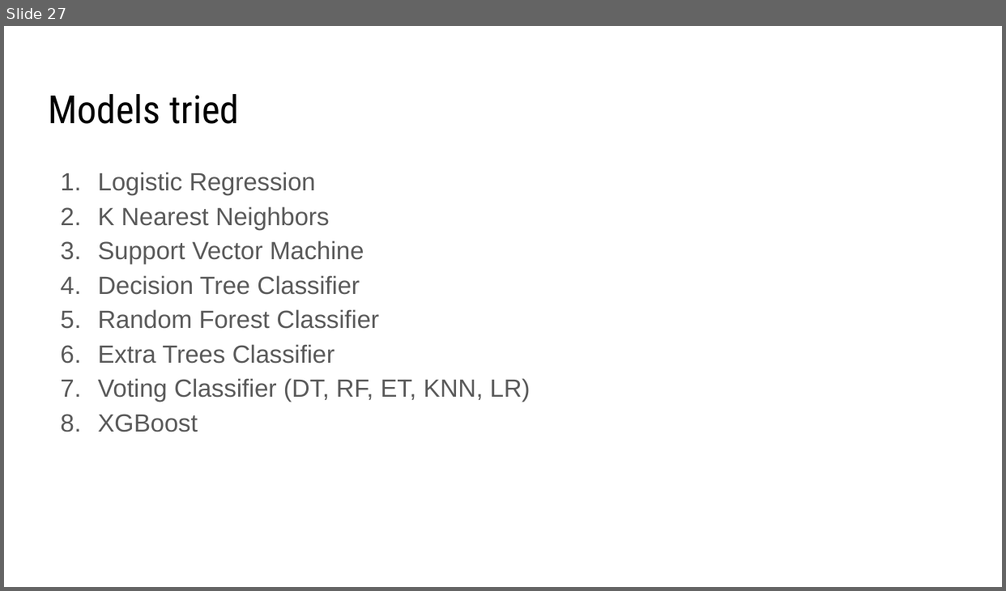
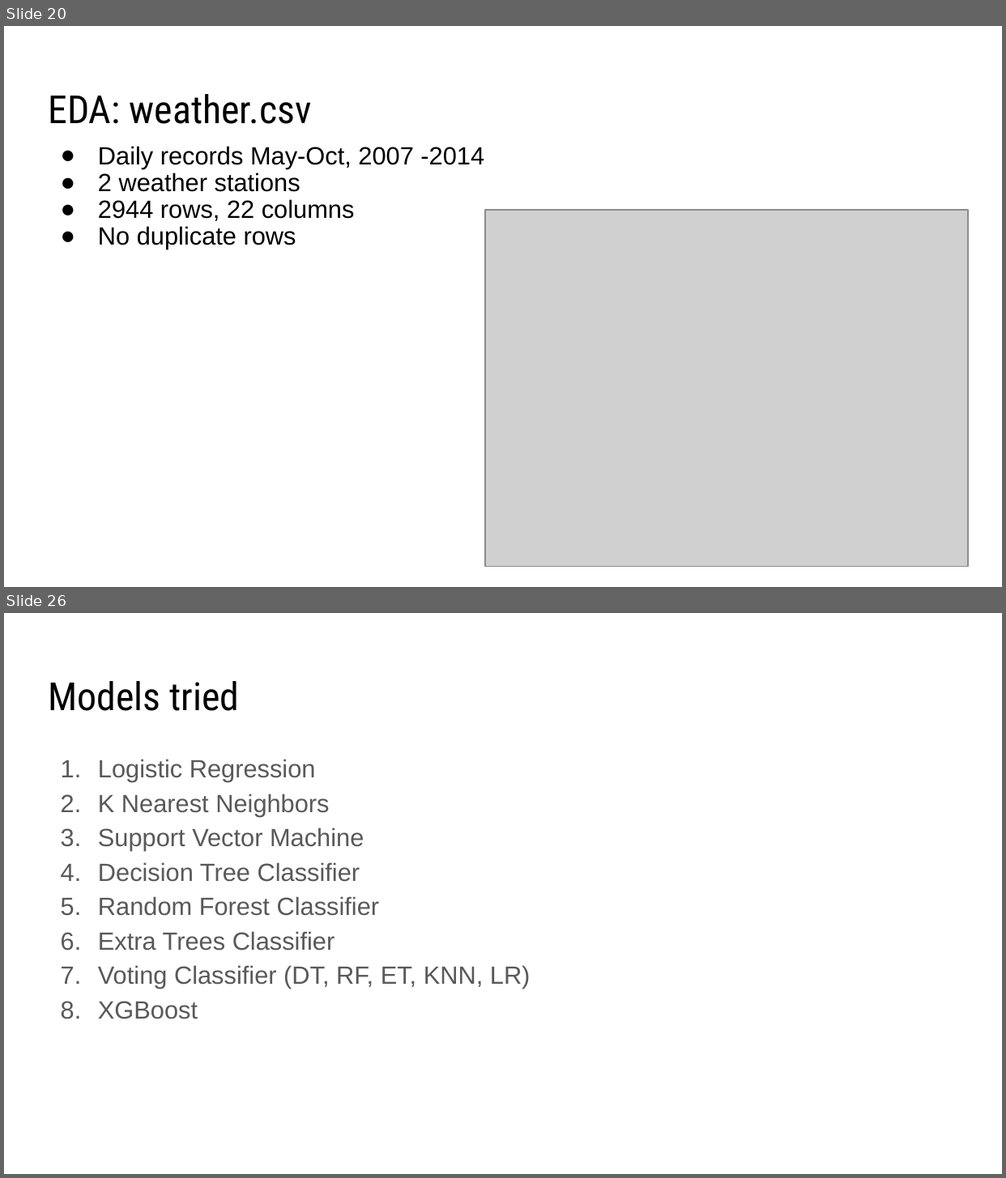
Before and after one commit to zzeniale/West-Nile-Virus-prediction, a slide deck: group_presentation.pptx. Shown one above the other, each under a label of ours: slide 27 before the commit, slides 20 and 26 after it; the slides between them are not shown. The pictures are 1006x591 and 1006x1178 pixels, drawn with LibreOffice and Linux fonts; fonts in the diff are those of the drawing; grey boxes stand for pictures. Boxes give left, top, right and bottom in pixels: in the first picture for what was removed or moved away, otherwise in the second. Text is boxed around its words. In the diff, an @@ line names an element or a change of style, - is before the commit and + after.

```diff
--- a/group_presentation.pptx
+++ b/group_presentation.pptx
@@ slide 20 added at (x1=4, y1=26, x2=1002, y2=587), background #FFFFFF @@
@@ title added at (x1=48, y1=94, x2=312, y2=124), 28 pt, text #000000 @@
+EDA: weather.csv
@@ text added at (x1=98, y1=146, x2=484, y2=250), 18 pt, text #000000 @@
+● Daily records May-Oct, 2007 -2014
+● 2 weather stations
+● 2944 rows, 22 columns
+● No duplicate rows
@@ picture added at (x1=485, y1=210, x2=968, y2=567) @@
@@ what was slide 27 is now slide 26 @@
```
Also in this commit, not shown: 12 slides changed, 2 other slides added, 3 slides removed.
